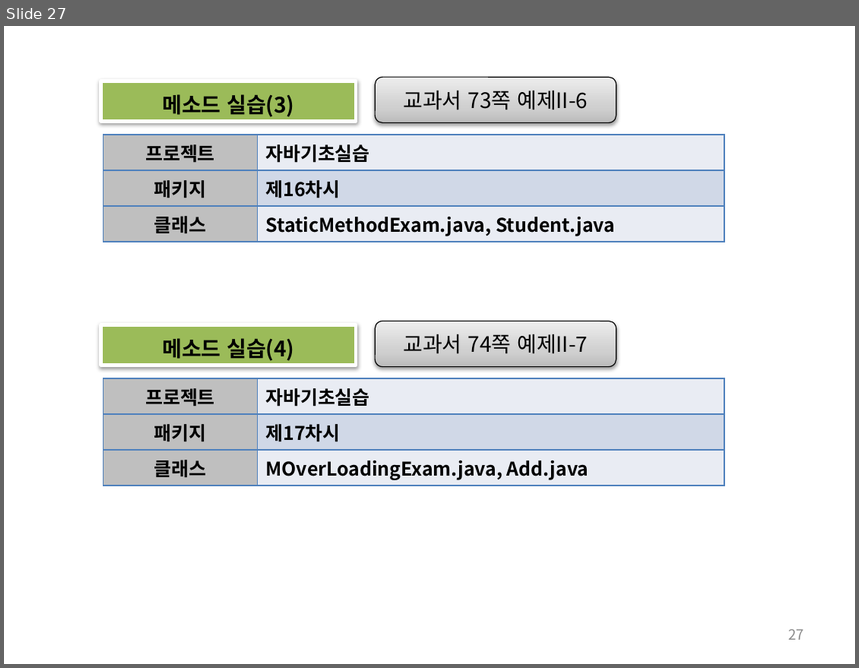
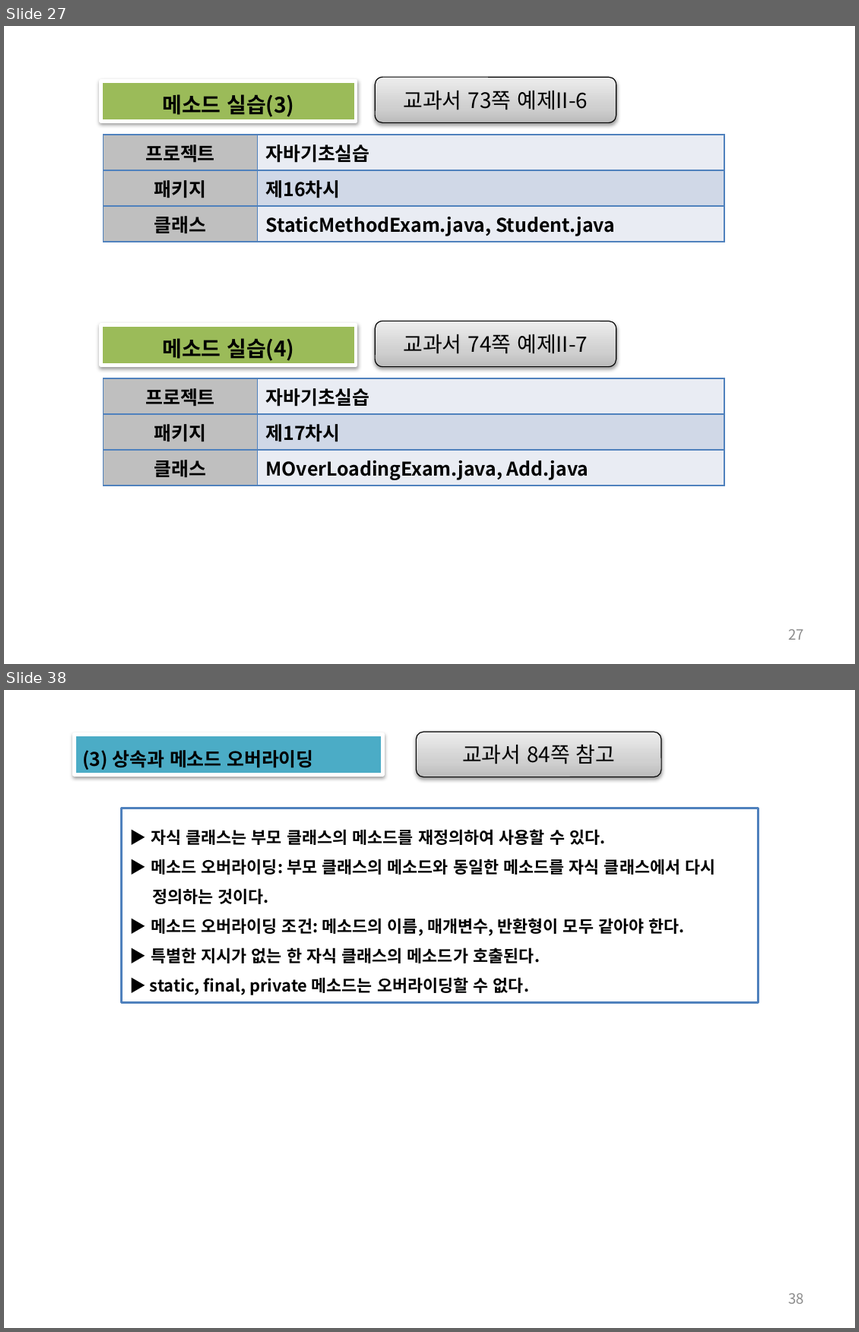
Before and after one commit to histime7/2018JavaClassroom, a slide deck: 수업자료/10_객체지향의 개요.pptx. Shown one above the other, each under a label of ours: slide 27 before the commit, slides 27 and 38 after it; the slides between them are not shown. The pictures are 859x668 and 859x1332 pixels, drawn with LibreOffice and Linux fonts; fonts in the diff are those of the drawing. Boxes give left, top, right and bottom in pixels: in the first picture for what was removed or moved away, otherwise in the second. Text is boxed around its words. In the diff, an @@ line names an element or a change of style, - is before the commit and + after.

```diff
--- a/수업자료/10_객체지향의 개요.pptx
+++ b/수업자료/10_객체지향의 개요.pptx
@@ slide 38 added at [4,690,855,1328], background #FFFFFF @@
@@ rectangle added at [75,734,382,774], fill #4BACC6, outline #FFFFFF 3 pt, 16 pt, text #000000, bold @@
+(3) 상속과 메소드 오버라이딩
@@ rounded rectangle added at [416,732,661,777], fill gradient #BDBDBD to #D1D1D1 to #EEEEEE, outline #000000 0.75 pt, 18 pt, text #000000 @@
+교과서 84쪽 참고
@@ rectangle added at [122,809,758,1002], fill #FFFFFF, outline #4F81BD 2 pt, 14 pt, text #000000, bold @@
+▶ 자식 클래스는 부모 클래스의 메소드를 재정의하여 사용할 수 있다.
+▶ 메소드 오버라이딩: 부모 클래스의 메소드와 동일한 메소드를 자식 클래스에서 다시 정의하는 것이다.
+▶ 메소드 오버라이딩 조건: 메소드의 이름, 매개변수, 반환형이 모두 같아야 한다.
+▶ 특별한 지시가 없는 한 자식 클래스의 메소드가 호출된다.
+▶ static, final, private 메소드는 오버라이딩할 수 없다.
@@ page number added at [788,1293,804,1304], 12 pt, text #8C8C8C @@
+38
```
Also in this commit, not shown: 6 slides changed, 24 other slides added, 1 other file.
